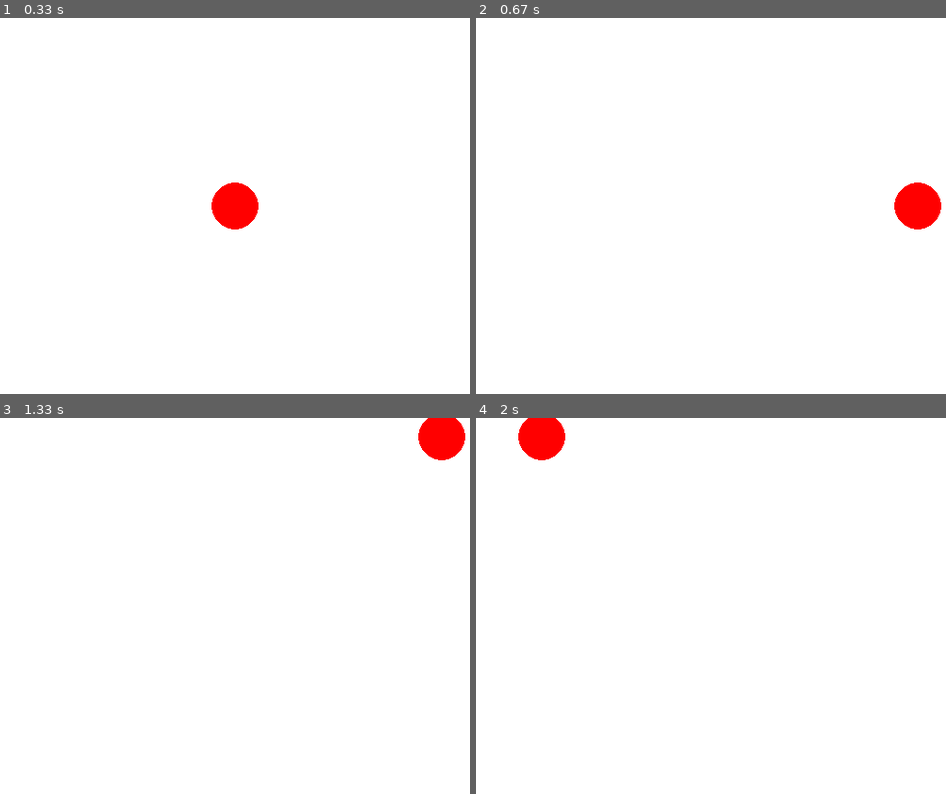
Above: before the commit, frames 1-4 (two rows, left to right).
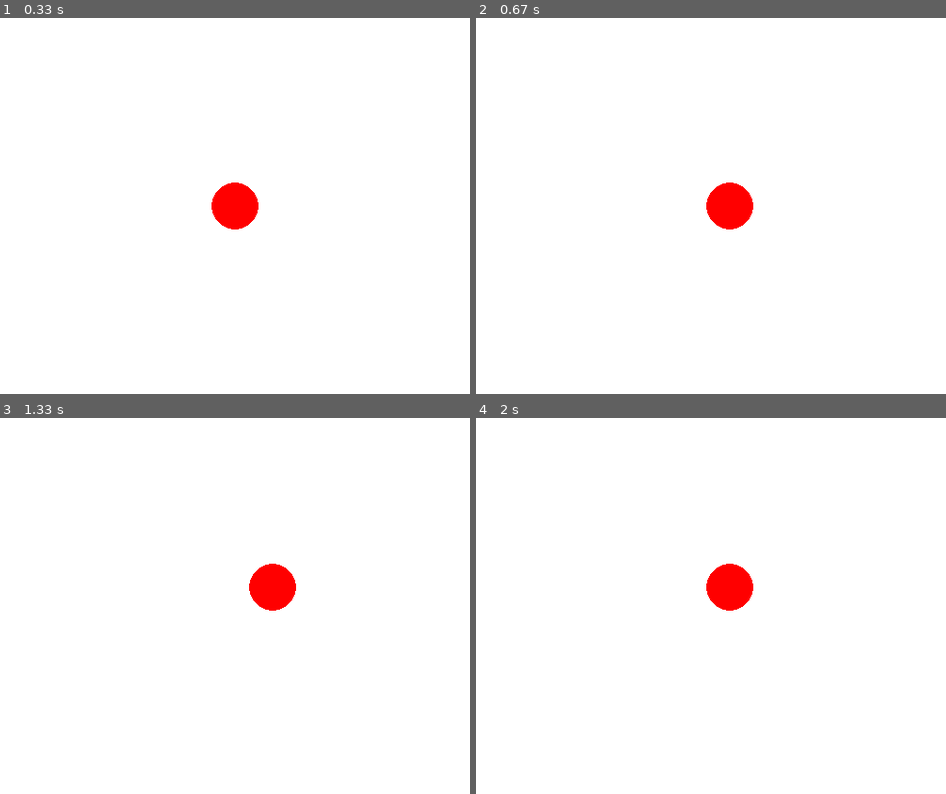
Above: after the commit, the same moments.

Repository: KaTzu007/PP2_LABS
Game: pygame game, started from Lab_7/pygame3.py
Same seed, same stepped clock (60 frames per second), same inputs: the game is played once before the commit and once after it.
Inputs:
- Up to frame 1 (0.33 s): no input
- Up to frame 2 (0.67 s): hold Right from 0.33 s (still down)
- Up to frame 3 (1.33 s): release Right at 0.8 s; hold Up 0.83-1.13 s; hold Right from 1.17 s (still down)
- Up to frame 4 (2 s): release Right at 1.63 s; hold Left from 1.67 s (still down)

Frame 1 is identical in both runs. In frame 2, 1.9% of the frame differs, in the area x 49-99%, y 43-57%; in frame 3, 1.9%; in frame 4, 1.9%.

Commit message:
Correcting the code

Diff:
--- a/Lab_7/pygame3.py
+++ b/Lab_7/pygame3.py
@@ -1,10 +1,13 @@
 import pygame
 
 pygame.init() #Инициализация
-screen = pygame.display.set_mode((500, 400)) #Размер экрана
+
+width = 500
+height = 400
+screen = pygame.display.set_mode((width, height)) #Размер экрана
 clock = pygame.time.Clock() #Для фпс
 
-x, y = 250, 200 #Координаты для шара
+circle_x, circle_y = width // 2, height // 2 #Позиция
 
 done = False
 while not done:
@@ -12,22 +15,20 @@
         if event.type == pygame.QUIT:
             done = True
 
-    pressed = pygame.key.get_pressed() #Какая кнопка была нажата
+        if event.type == pygame.KEYDOWN:
+            if event.key == pygame.K_UP and circle_y - 25 - 20 >= 0:
+                circle_y -= 20
+            if event.key == pygame.K_DOWN and circle_y + 25 + 20 <= height:
+                circle_y += 20
+            if event.key == pygame.K_LEFT and circle_x - 25 - 20 >= 0:
+                circle_x -= 20
+            if event.key == pygame.K_RIGHT and circle_x + 25 + 20 <= width:
+                circle_x += 20
 
-    #Границы
-    if pressed[pygame.K_UP] and y > 30:
-        y -= 20
-    if pressed[pygame.K_DOWN] and y < 370:
-        y += 20
-    if pressed[pygame.K_LEFT] and x > 30:
-        x -= 20
-    if pressed[pygame.K_RIGHT] and x < 470:
-        x += 20
+    screen.fill((255, 255, 255)) #Закрашиваем экран
+    pygame.draw.circle(screen, (255, 0, 0), (circle_x, circle_y), 25) #Рисуем шар
+    pygame.display.update() #Обновляем экран
 
-    screen.fill((255, 255, 255)) #Заполняем экран
-    pygame.draw.circle(screen, (255, 0, 0), (x, y), 25) #рисуем шар
-
-    pygame.display.flip() #Для того чтобы было видно все изменения
     clock.tick(60) #60 фпс
 
 pygame.quit()
